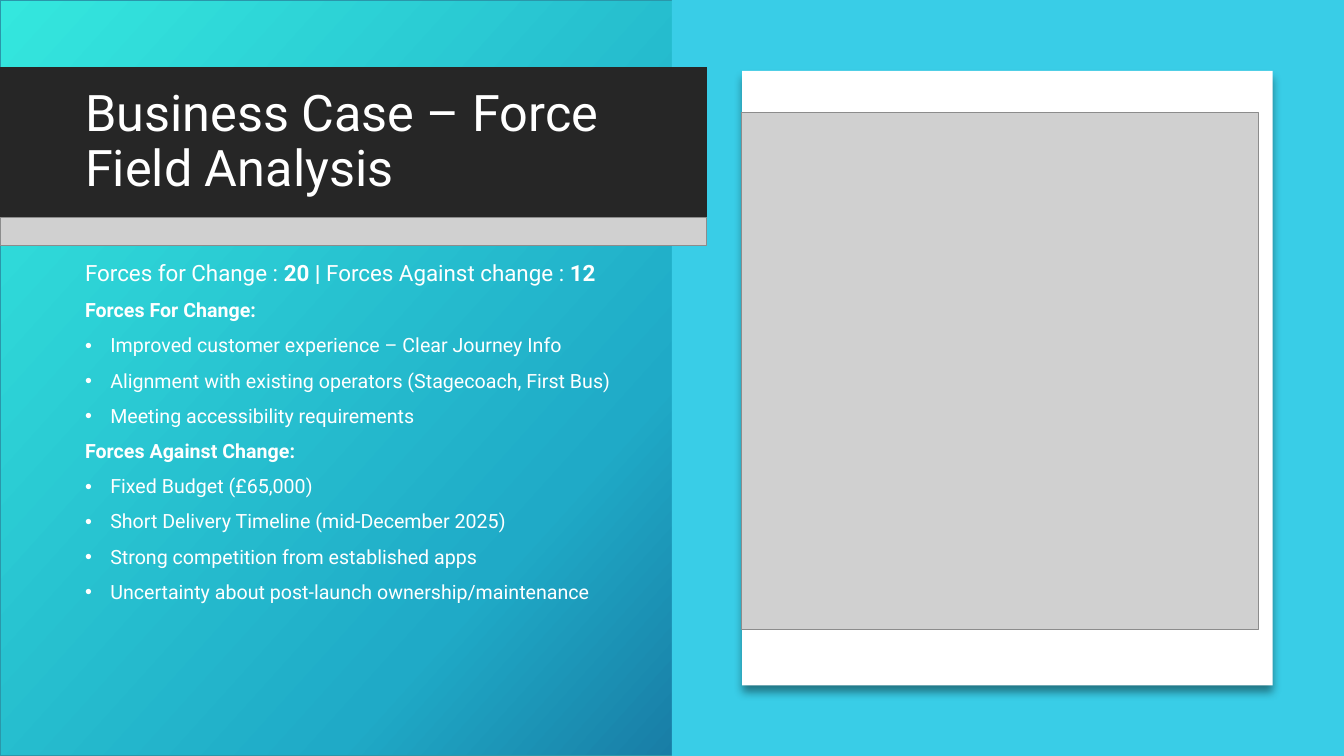
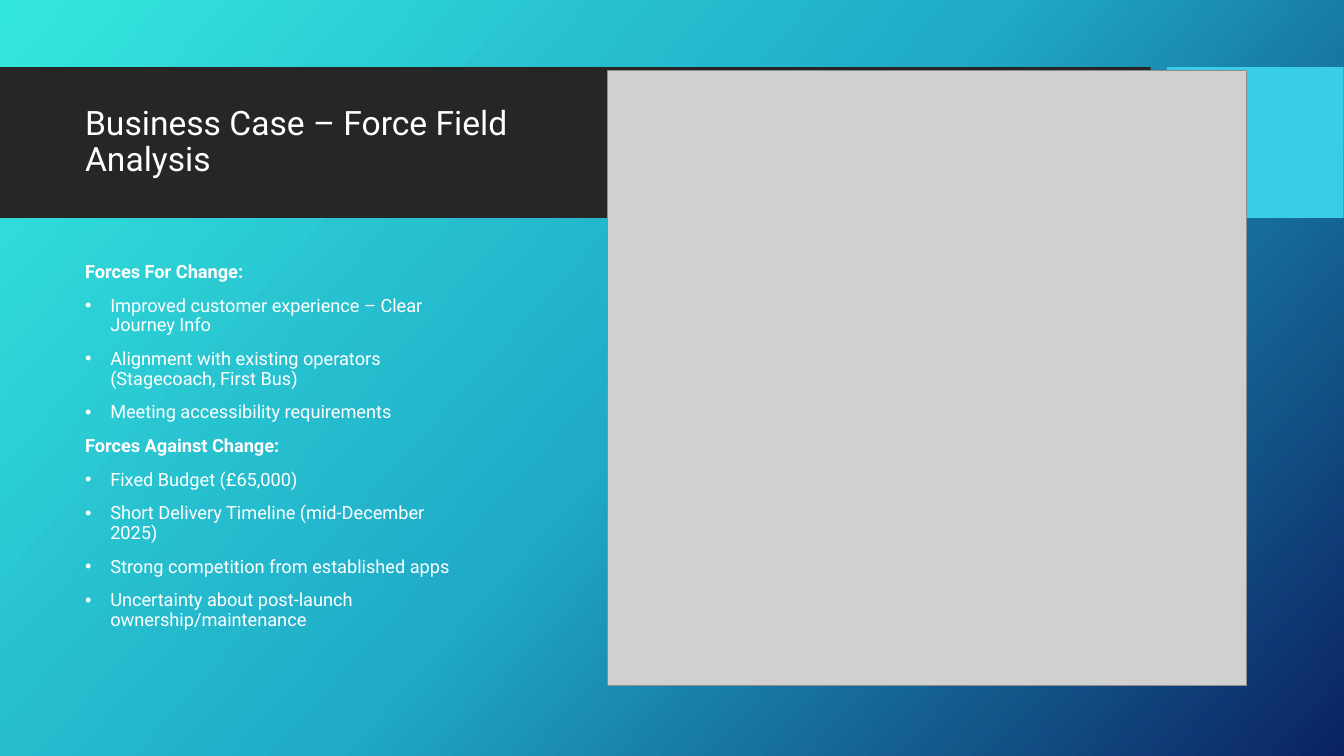
Before and after one commit to c3026923/south-yorkshire-bus-journey-planner, a slide deck: slide 5 of SY Bus Journey Planner Presentation.pptx. Drawn at 1344x756 pixels with LibreOffice and Linux fonts; fonts in the diff are those of the drawing; grey boxes stand for pictures; background and template pictures are left out. Boxes give left, top, right and bottom in pixels: in the first picture for what was removed or moved away, otherwise in the second. Text is boxed around its words. In the diff, an @@ line names an element or a change of style, - is before the commit and + after.

```diff
--- a/SY Bus Journey Planner Presentation.pptx
+++ b/SY Bus Journey Planner Presentation.pptx
@@ rectangle removed at (0,0,1344,756) @@
@@ rectangle removed at (673,0,1344,756) @@
@@ rectangle removed at (0,68,707,219) @@
@@ title "Business Case – Force Field ..." at (85,109,508,178): size 36 to 24 pt @@
@@ picture: place and size @@
-picture at (742,113,1258,630)
+picture at (608,71,1247,686)
@@ rectangle removed at (742,71,1272,686) @@
@@ picture removed at (0,217,707,245) @@
@@ text "Forces For Change:" at (85,264,450,630): size 14 to 13 pt @@
@@ text at (85,264,596,286): paragraph removed @@
-Forces for Change : 20 | Forces Against change : 12
```
Also in this commit, not shown: 2 other slides changed, 2 slides added, 1 slide removed.
